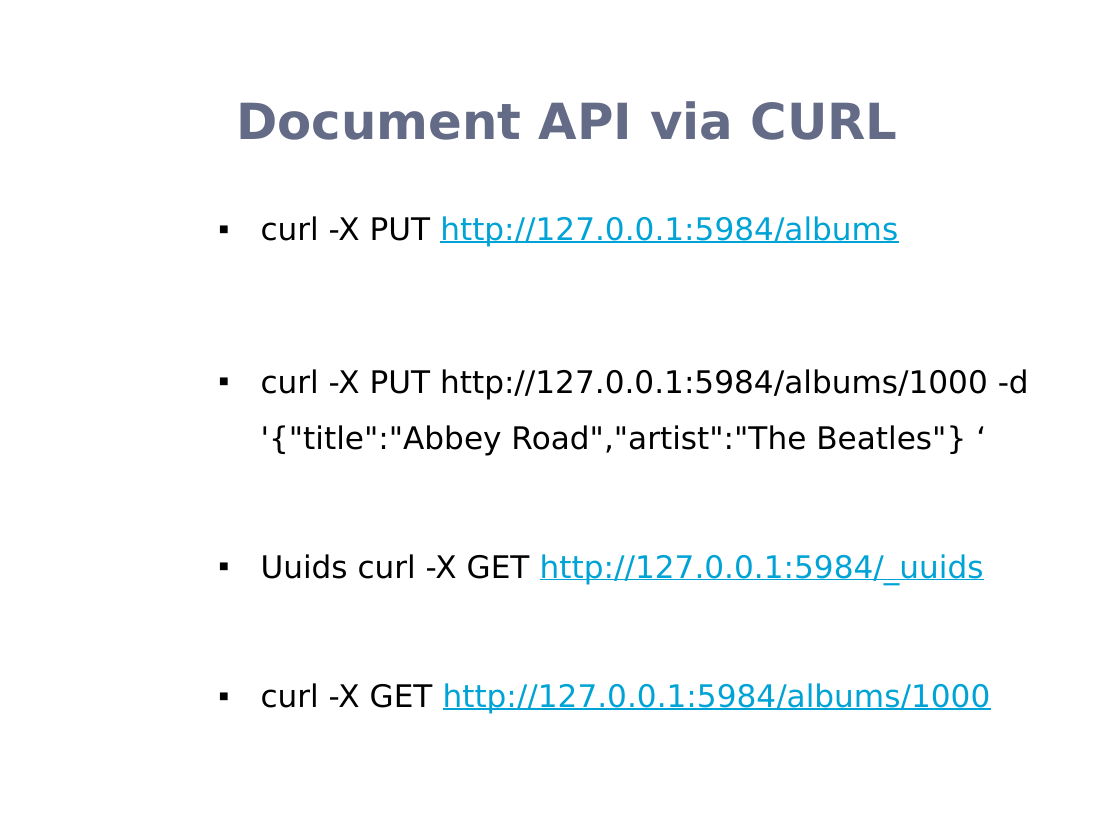
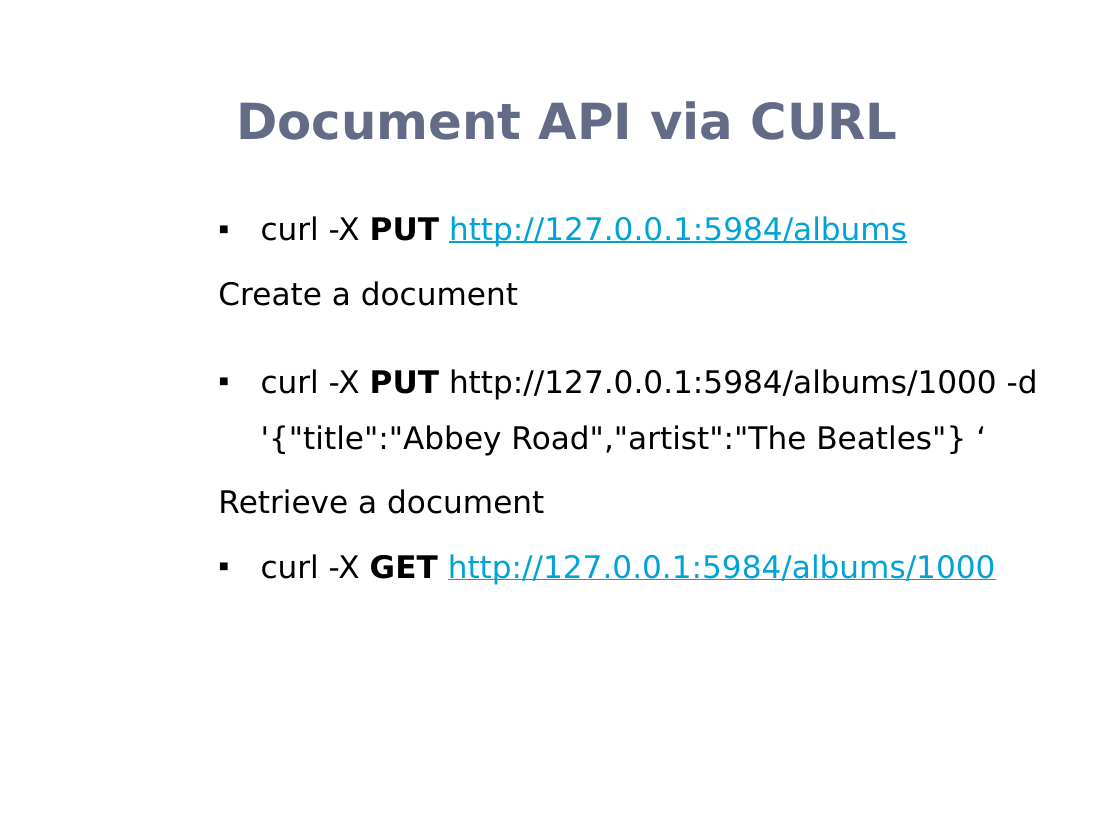
Before and after one commit to rohanz1993/Team_9_Heroku_Shopping_Cart_-_AWS_NoSQL_Service, a slide deck: slide 9 of Donita/CouchDB.pptx. Drawn at 1120x840 pixels with LibreOffice and Linux fonts; fonts in the diff are those of the drawing; background and template pictures are left out. Boxes give left, top, right and bottom in pixels: in the first picture for what was removed or moved away, otherwise in the second. Text is boxed around its words. In the diff, an @@ line names an element or a change of style, - is before the commit and + after.

```diff
--- a/Donita/CouchDB.pptx
+++ b/Donita/CouchDB.pptx
@@ text at box(261, 216, 1038, 584): bold on in "PUT", "PUT", "GET" @@
@@ text at box(218, 281, 518, 306): paragraph added @@
+Create a document
@@ text at box(218, 489, 544, 514): text changed; text colour #00A3D6 to #000000 @@
-▪ Uuids curl -X GET http://127.0.0.1:5984/_uuids
+Retrieve a document
```
Also in this commit, not shown: 7 other slides changed, 2 slides added.
